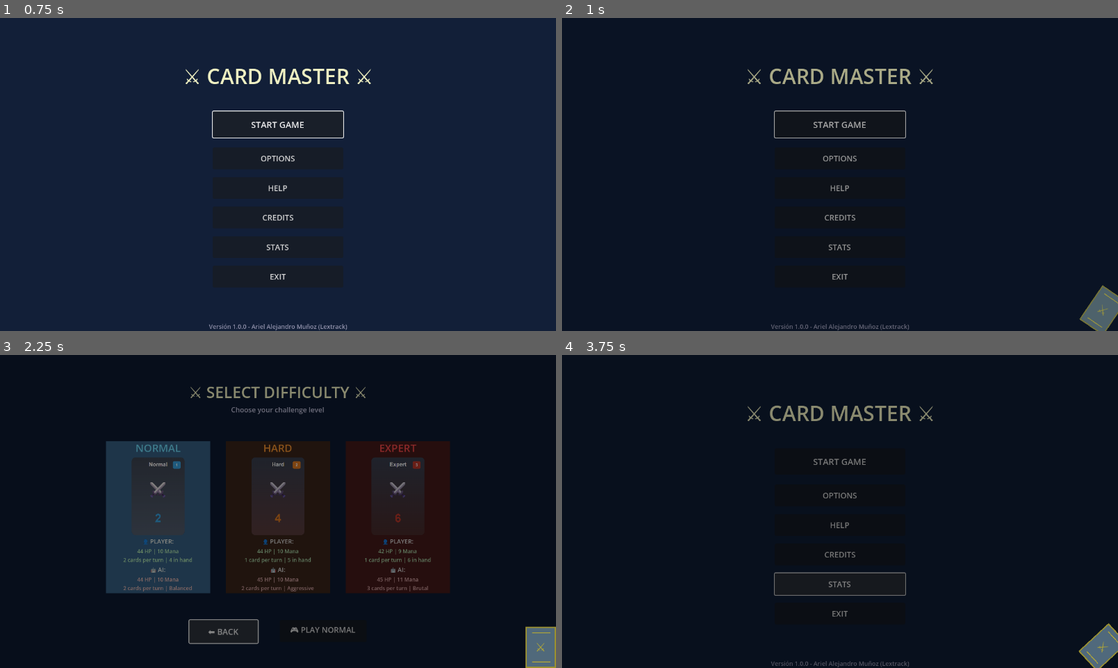
Above: before the commit, frames 1-4 (two rows, left to right).
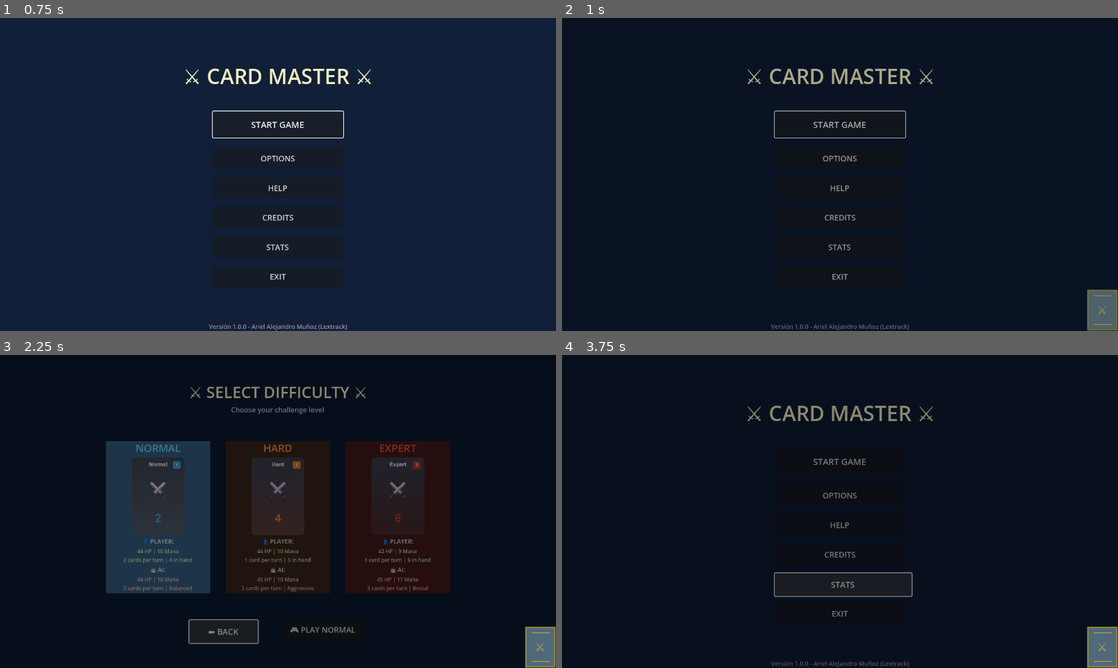
Above: after the commit, the same moments.

Repository: lextrack/Cards
Game: Godot game, scene res://scenes/MainMenu.tscn
The game is run twice, just before and just after one commit, with the same random seed, the same clock (stepped at 60 frames per second) and the same inputs. Sound files missing from this copy of the repository are replaced by a short silence.
Inputs (mouse positions are in pixels of both pictures, inside the frame that each line leads up to):
- Up to frame 1 (0.75 s): click "START GAME" at 0.5 s
- Up to frame 2 (1 s): no input
- Up to frame 3 (2.25 s): click "START GAME" at 1.25 s; click "⬅️ BACK" at 2 s
- Up to frame 4 (3.75 s): tap Enter (ui_accept) at 2.75 s; move the mouse to (962, 495) at 2.77 s; hold Right (ui_right) 2.78-3.5 s; hold Enter (ui_accept) 2.78-3.5 s; click (962, 495) at 2.92 s; click "STATS" at 3.5 s

Frame 1 is identical in both runs. In frame 2, 0.4% of the frame differs, in the area x 93-100%, y 85-100%; in frame 3, 0.1%; in frame 4, 0.6%, in the area x 38-100%, y 69-100%.

Commit message:
Minor fixes in the loading screen and fix bug that stat button didn't work with gamepad

Diff:
--- a/project.godot
+++ b/project.godot
@@ -86,8 +86,3 @@
 , Object(InputEventKey,"resource_local_to_scene":false,"resource_name":"","device":-1,"window_id":0,"alt_pressed":false …(183 unchanged characters)…
 ]
 }
-
-[rendering]
-
-renderer/rendering_method="gl_compatibility"
-renderer/rendering_method.mobile="gl_compatibility"
--- a/scenes/TransitionOverlay.tscn
+++ b/scenes/TransitionOverlay.tscn
@@ -31,8 +31,10 @@
 anchor_top = 1.0
 anchor_right = 1.0
 anchor_bottom = 1.0
-offset_left = -70.0
-offset_top = -95.0
+offset_left = -71.0
+offset_top = -96.0
+offset_right = -1.0
+offset_bottom = -1.0
 grow_horizontal = 0
 grow_vertical = 0
 pivot_offset = Vector2(35, 47.5)
--- a/scripts/MainMenu.gd
+++ b/scripts/MainMenu.gd
@@ -73,10 +73,10 @@
 	options_button.pressed.connect(_on_options_pressed)
 	help_button.pressed.connect(_on_help_pressed)
 	credits_button.pressed.connect(_on_credits_pressed)
+	stats_button.pressed.connect(_on_statistics_pressed)
 	exit_button.pressed.connect(_on_exit_pressed)
-	stats_button.pressed.connect(_on_statistics_pressed)
-
-	var buttons = [play_button, options_button, help_button, credits_button, exit_button]
+
+	var buttons = [play_button, options_button, help_button, credits_button, stats_button, exit_button]
 	for button in buttons:
 		button.mouse_entered.connect(_on_button_hover.bind(button))
 		button.focus_entered.connect(_on_button_focus.bind(button))
@@ -263,6 +263,8 @@
 			_on_help_pressed()
 		elif credits_button.has_focus():
 			_on_credits_pressed()
+		elif stats_button.has_focus():
+			_on_statistics_pressed()
 		elif exit_button.has_focus():
 			_on_exit_pressed()
 
--- a/scripts/TransitionOverlay.gd
+++ b/scripts/TransitionOverlay.gd
@@ -6,48 +6,110 @@
 @onready var card_front: ColorRect = $LoadingContainer/CardContainer/CardFront
 @onready var card_back: ColorRect = $LoadingContainer/CardContainer/CardBack
 
-var flip_duration = 1.4
-var pause_duration = 0.8
-var float_amplitude = 5.0
+var show_duration = 0.2
+var flip_duration = 0.5
+var float_amplitude = 2.0
+var current_face = "front"  # "front" o "back"
 
 var rotation_tween: Tween
 var float_tween: Tween
 var is_animating: bool = false
-var original_position: Vector2
 
 func _ready():
 	layer = 1000
-	original_position = card_container.position
 	overlay.color.a = 0.0
 	loading_container.modulate.a = 0.0
 
+	_ensure_card_position()
+
+func _ensure_card_position():
+	pass
+
 func start_loading_animation():
 	_stop_all_tweens()
 
 	card_container.rotation = 0.0
 	card_container.scale = Vector2(1.0, 1.0)
-	card_container.position = original_position
+
+	current_face = "front"
 	card_front.visible = true
 	card_back.visible = false
 	card_front.z_index = 1
 	card_back.z_index = 0
 
 	is_animating = true
-	_start_rotation_loop()
+	_start_face_cycle()
 	_start_floating_loop()
 
-func _start_rotation_loop():
+func _start_face_cycle():
 	if not is_animating:
 		return
 
-	rotation_tween = create_tween()
-	rotation_tween.tween_method(_update_rotation, 0.0, 360.0, flip_duration)
-
-	await rotation_tween.finished
-	await get_tree().create_timer(pause_duration).timeout
+	await get_tree().create_timer(show_duration).timeout
+
+	if not is_animating:
+		return
+
+	if current_face == "front":
+		await _flip_to_back()
+		current_face = "back"
+	else:
+		await _flip_to_front()
+		current_face = "front"
 
 	if is_animating:
-		_start_rotation_loop()
+		_start_face_cycle()
+
+func _flip_to_back():
+	rotation_tween = create_tween()
+	rotation_tween.set_ease(Tween.EASE_IN_OUT)
+	rotation_tween.set_trans(Tween.TRANS_CUBIC)
+
+	rotation_tween.tween_method(_update_flip_rotation, 0.0, 90.0, flip_duration * 0.5)
+	await rotation_tween.finished
+
+	card_front.visible = false
+	card_back.visible = true
+	card_front.z_index = 0
+	card_back.z_index = 1
+
+	rotation_tween = create_tween()
+	rotation_tween.set_ease(Tween.EASE_IN_OUT)
+	rotation_tween.set_trans(Tween.TRANS_CUBIC)
+	rotation_tween.tween_method(_update_flip_rotation, 90.0, 180.0, flip_duration * 0.5)
+	await rotation_tween.finished
+
+	card_container.rotation = 0.0
+	card_container.scale = Vector2(1.0, 1.0)
+
+func _flip_to_front():
+	rotation_tween = create_tween()
+	rotation_tween.set_ease(Tween.EASE_IN_OUT)
+	rotation_tween.set_trans(Tween.TRANS_CUBIC)
+
+	rotation_tween.tween_method(_update_flip_rotation, 0.0, 90.0, flip_duration * 0.5)
+	await rotation_tween.finished
+
+	card_back.visible = false
+	card_front.visible = true
+	card_back.z_index = 0
+	card_front.z_index = 1
+
+	rotation_tween = create_tween()
+	rotation_tween.set_ease(Tween.EASE_IN_OUT)
+	rotation_tween.set_trans(Tween.TRANS_CUBIC)
+	rotation_tween.tween_method(_update_flip_rotation, 90.0, 180.0, flip_duration * 0.5)
+	await rotation_tween.finished
+
+	card_container.rotation = 0.0
+	card_container.scale = Vector2(1.0, 1.0)
+
+func _update_flip_rotation(degrees: float):
+	var radians = deg_to_rad(degrees)
+	card_container.rotation = radians
+
+	var scale_factor = abs(cos(radians)) * 0.2 + 0.8
+	card_container.scale = Vector2(scale_factor, 1.0)
 
 func _start_floating_loop():
 	if not is_animating:
@@ -57,33 +119,15 @@
 	float_tween.set_ease(Tween.EASE_IN_OUT)
 	float_tween.set_trans(Tween.TRANS_SINE)
 
-	float_tween.tween_property(card_container, "position:y", original_position.y - float_amplitude, 2.0)
-	float_tween.tween_property(card_container, "position:y", original_position.y + float_amplitude, 2.0)
+	var base_offset_y = card_container.offset_top
+
+	float_tween.tween_property(card_container, "offset_top", base_offset_y - float_amplitude, 1.0)
+	float_tween.tween_property(card_container, "offset_top", base_offset_y + float_amplitude, 3.0)
 
 	await float_tween.finished
 
 	if is_animating:
 		_start_floating_loop()
-
-func _update_rotation(degrees: float):
-	var radians = deg_to_rad(degrees)
-	card_container.rotation = radians
-
-	var normalized_degrees = fmod(degrees, 360.0)
-
-	if normalized_degrees >= 90.0 and normalized_degrees <= 270.0:
-		card_front.visible = false
-		card_back.visible = true
-		card_front.z_index = 0
-		card_back.z_index = 1
-	else:
-		card_front.visible = true
-		card_back.visible = false
-		card_front.z_index = 1
-		card_back.z_index = 0
-
-	var scale_factor = abs(cos(radians)) * 0.3 + 0.7
-	card_container.scale = Vector2(scale_factor, 1.0)
 
 func stop_loading_animation():
 	is_animating = false
@@ -96,7 +140,9 @@
 
 	reset_tween.tween_property(card_container, "rotation", 0.0, 0.4)
 	reset_tween.tween_property(card_container, "scale", Vector2(1.0, 1.0), 0.4)
-	reset_tween.tween_property(card_container, "position", original_position, 0.4)
+
+	var original_offset_top = -95.0
+	reset_tween.tween_property(card_container, "offset_top", original_offset_top, 0.4)
 
 	card_front.visible = true
 	card_back.visible = false
@@ -152,9 +198,9 @@
 func is_ready() -> bool:
 	return overlay != null and loading_container != null and card_container != null
 
-func set_animation_speed(new_flip_duration: float, new_pause_duration: float = 0.8):
+func set_animation_speed(new_show_duration: float, new_flip_duration: float = 0.6):
+	show_duration = new_show_duration
 	flip_duration = new_flip_duration
-	pause_duration = new_pause_duration
 
 func set_float_intensity(amplitude: float):
 	float_amplitude = amplitude
